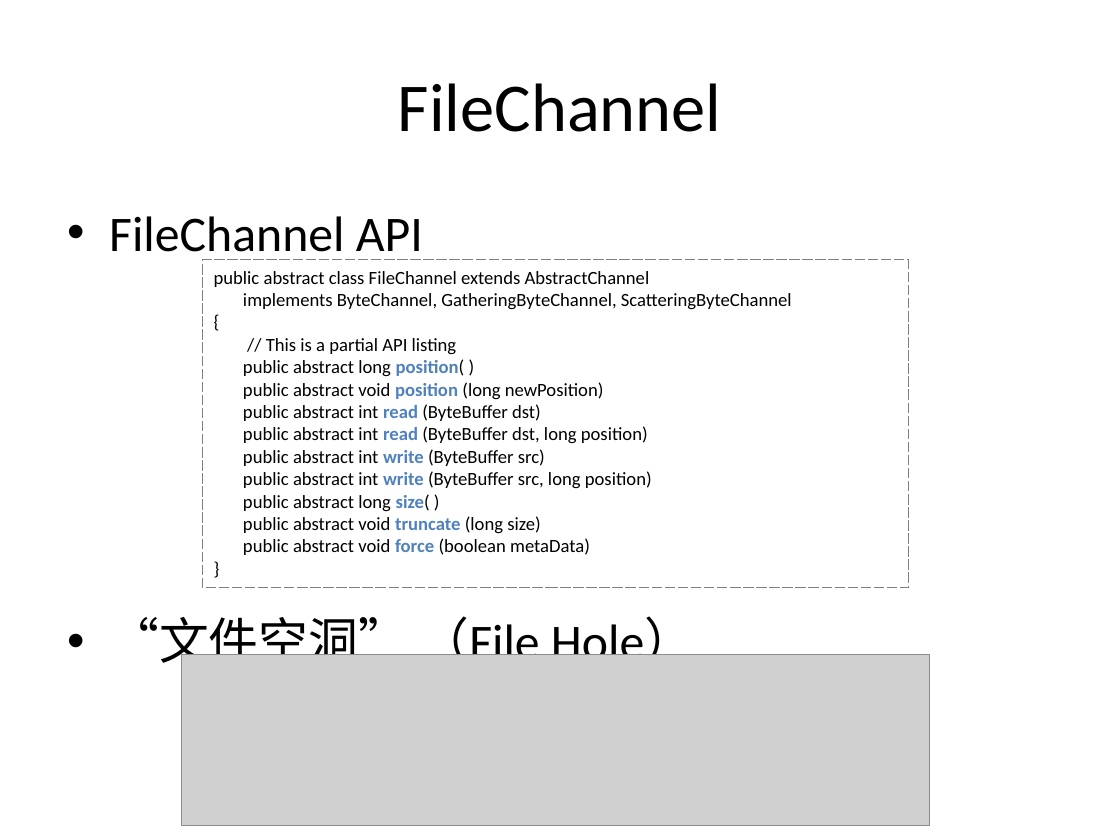
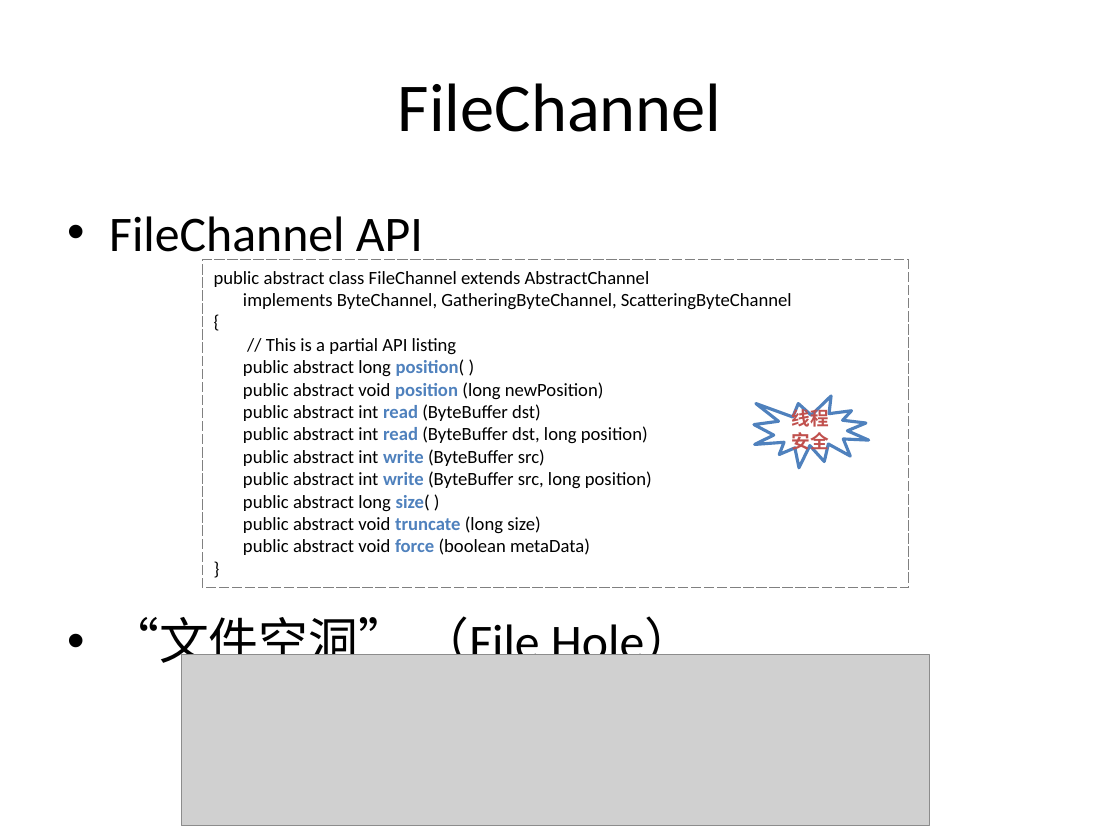
Before and after one commit to guhanjie/Knowledge-sharing, a slide deck: slide 30 of 扒一扒Java IO那些事儿.pptx. Drawn at 1120x840 pixels with LibreOffice and Linux fonts; fonts in the diff are those of the drawing; grey boxes stand for pictures. Boxes give left, top, right and bottom in pixels: in the first picture for what was removed or moved away, otherwise in the second. Text is boxed around its words. In the diff, an @@ line names an element or a change of style, - is before the commit and + after.

```diff
--- a/扒一扒Java IO那些事儿.pptx
+++ b/扒一扒Java IO那些事儿.pptx
@@ irregular seal added at [754, 396, 868, 468], fill #FFFFFF, outline #4F81BD 2 pt, 12 pt, text #C0504D, bold @@
+线程安全
```
Also in this commit, not shown: 6 other slides changed, 5 slides added.
